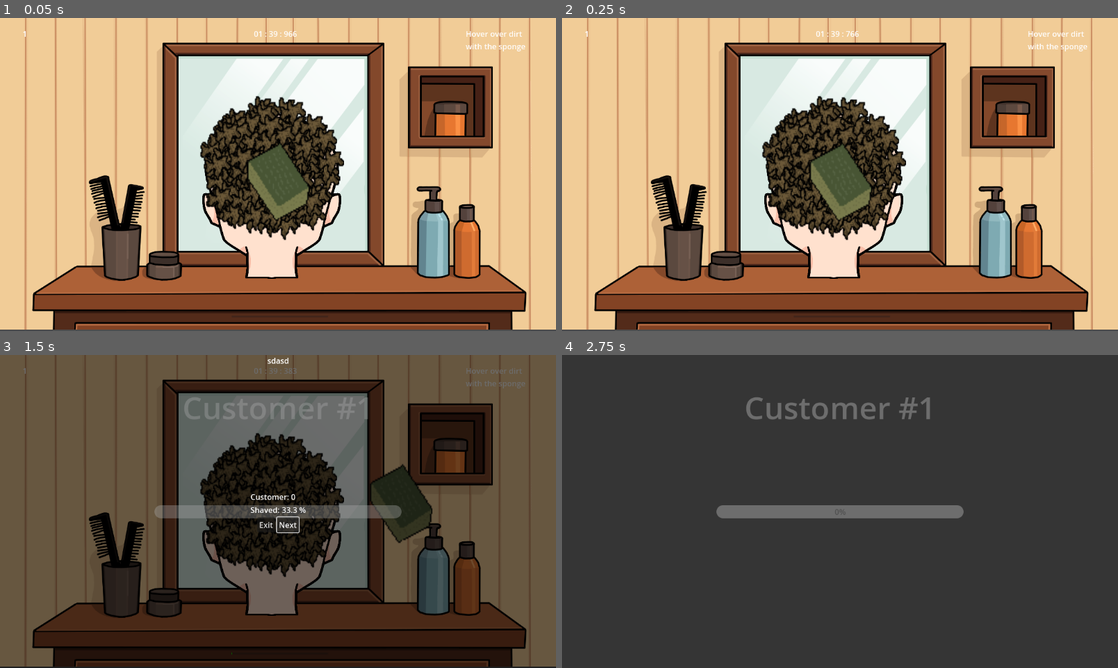
Above: before the commit, frames 1-4 (two rows, left to right).
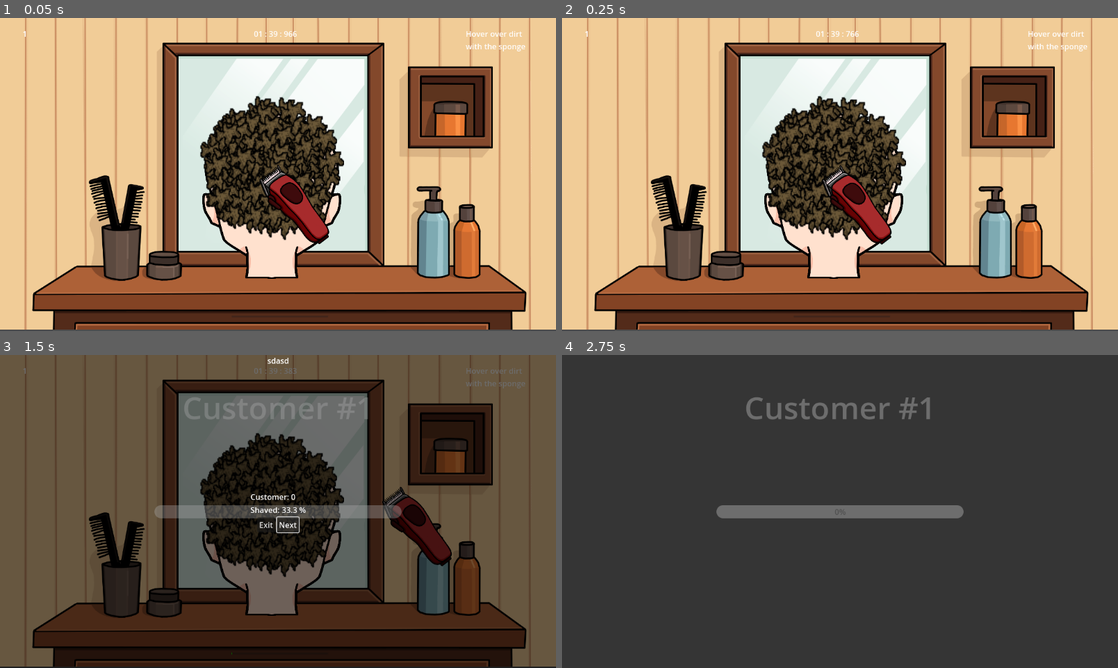
Above: after the commit, the same moments.

Repository: Warreign/fortune-favors-the-bold
Game: Godot game, scene res://Scenes/HairGroom.tscn
Same seed, same stepped clock (60 frames per second), same inputs: the game is played once before the commit and once after it. This scene is started directly instead of the project's main scene.
Inputs (mouse positions are in pixels of both pictures, inside the frame that each line leads up to):
- Up to frame 1 (0.05 s): no input
- Up to frame 2 (0.25 s): no input
- Up to frame 3 (1.5 s): tap Enter at 0.5 s; move the mouse to (400, 495) at 0.52 s; tap G (_end_level) at 0.6 s; click "Next" at 1.25 s
- Up to frame 4 (2.75 s): click "Next" at 2 s

The runs differ from the first frame. In frame 1, 2.1% of the frame differs, in the area x 44-60%, y 40-73%; in frame 2, 2.1%; in frame 3, 2.0%; in frame 4, nothing differs.

Commit message:
added shaver texture

Diff:
--- a/Scenes/HairGroom.tscn
+++ b/Scenes/HairGroom.tscn
@@ -6,13 +6,14 @@
 [ext_resource type="Texture2D" uid="uid://pief7y7ppxla" path="res://Sprites/WashGame/headF.png" id="2_0nlrr"]
 [ext_resource type="Script" uid="uid://cbb0f3rgtib20" path="res://Scripts/shaver.gd" id="3_i71ie"]
 [ext_resource type="PackedScene" uid="uid://dr7seaticcntf" path="res://Prefabs/Hair.tscn" id="4_3xqlg"]
-[ext_resource type="Texture2D" uid="uid://b3yvrtrvg4o2m" path="res://Sprites/WashGame/Sponge.png" id="6_n14uh"]
+[ext_resource type="Texture2D" uid="uid://7ixxwlmtejei" path="res://Sprites/WashGame/shaver.png" id="7_eyhjp"]
+[ext_resource type="Texture2D" uid="uid://ciy1ymckktomb" path="res://Sprites/WashGame/shaver_head1.png" id="8_cnocn"]
 
 [sub_resource type="CircleShape2D" id="CircleShape2D_0nlrr"]
 radius = 129.0
 
 [sub_resource type="RectangleShape2D" id="RectangleShape2D_twggc"]
-size = Vector2(81.5586, 35.125847)
+size = Vector2(49.66404, 31.659348)
 
 [node name="HairGroom" type="Node2D"]
 script = ExtResource("1_ue8b2")
@@ -138,9 +139,17 @@
 
 [node name="Shaver2" type="Sprite2D" parent="Shaver"]
 visibility_layer = 2
-position = Vector2(366.708, 196.641)
-scale = Vector2(2.65168, 2.8503)
-texture = ExtResource("6_n14uh")
+position = Vector2(428, 216.00002)
+rotation = -0.64751714
+scale = Vector2(0.4, 0.431)
+texture = ExtResource("7_eyhjp")
+
+[node name="Shaver3" type="Sprite2D" parent="Shaver"]
+visibility_layer = 2
+position = Vector2(428, 216.00002)
+rotation = -0.64751714
+scale = Vector2(0.4, 0.431)
+texture = ExtResource("8_cnocn")
 
 [node name="ColorRect" type="ColorRect" parent="Shaver"]
 visible = false
@@ -150,8 +159,8 @@
 color = Color(0.992157, 0.992157, 0.227451, 1)
 
 [node name="CollisionShape2D" type="CollisionShape2D" parent="Shaver"]
-position = Vector2(350.00003, 183.00003)
-rotation = -0.528221
+position = Vector2(355.63208, 188.14241)
+rotation = -0.65100783
 shape = SubResource("RectangleShape2D_twggc")
 
 [connection signal="timeout" from="HairSpawner/ThinkTimer" to="HairSpawner" method="_on_timer_timeout"]
Not shown: 1 places in Scenes/HairGroom.tscn that only renumber resources
Binary file added: Sprites/WashGame/shaver.png
Not shown, added: Sprites/WashGame/shaver.png.import
Binary file added: Sprites/WashGame/shaver_head1.png
Not shown, added: Sprites/WashGame/shaver_head1.png.import
